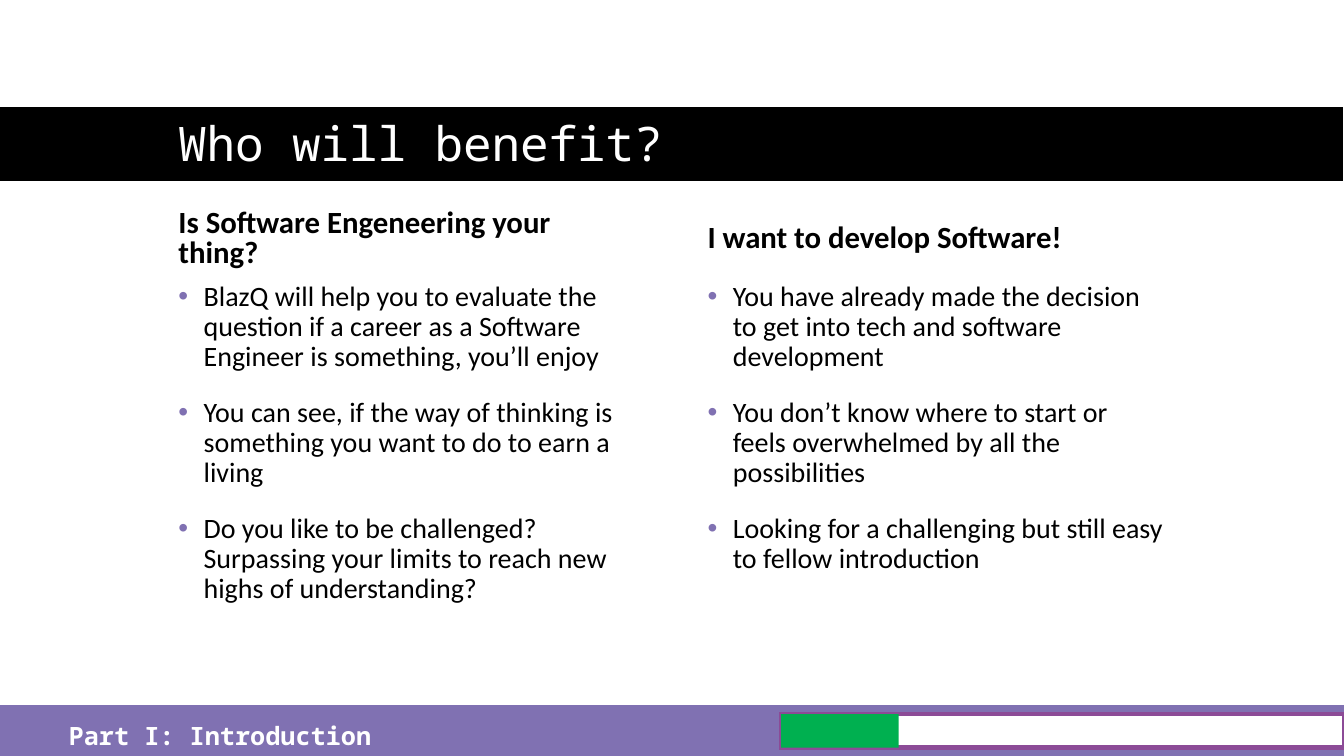
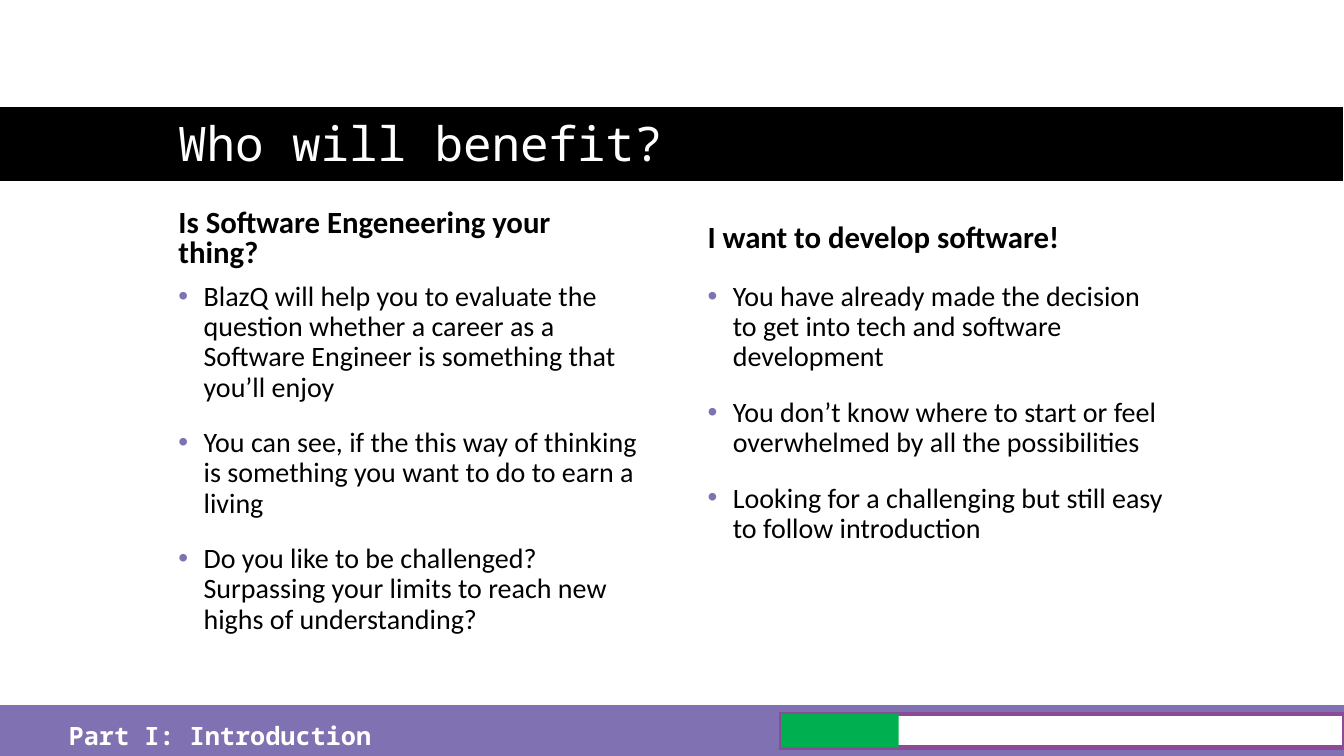
Before and after one commit to just-the-benno/BlazQ, a slide deck: slide 6 of episode1/media/slides-episode-1.pptx. Drawn at 1344x756 pixels with LibreOffice and Linux fonts; fonts in the diff are those of the drawing; background and template pictures are left out. Boxes give left, top, right and bottom in pixels: in the first picture for what was removed or moved away, otherwise in the second. Text is boxed around its words. In the diff, an @@ line names an element or a change of style, - is before the commit and + after.

Commit message:
correct spelling in slides ep01

```diff
--- a/episode1/media/slides-episode-1.pptx
+++ b/episode1/media/slides-episode-1.pptx
@@ text at (x1=708, y1=226, x2=1059, y2=253): text changed @@
-I want to develop Software!
+I want to develop software!
@@ text at (x1=204, y1=286, x2=636, y2=518): text changed @@
-• BlazQ will help you to evaluate the question if a career as a Software Engineer is something, you’ll enjoy
-• You can see, if the way of thinking is something you want to do to earn a living
+• BlazQ will help you to evaluate the question whether a career as a Software Engineer is something that you’ll enjoy
+• You can see, if the this way of thinking is something you want to do to earn a living
@@ text at (x1=733, y1=402, x2=1163, y2=539): text changed @@
-• You don’t know where to start or feels overwhelmed by all the possibilities
-• Looking for a challenging but still easy to fellow introduction
+• You don’t know where to start or feel overwhelmed by all the possibilities
+• Looking for a challenging but still easy to follow introduction
```
Also in this commit, not shown: 19 other slides changed, 2 other files.
